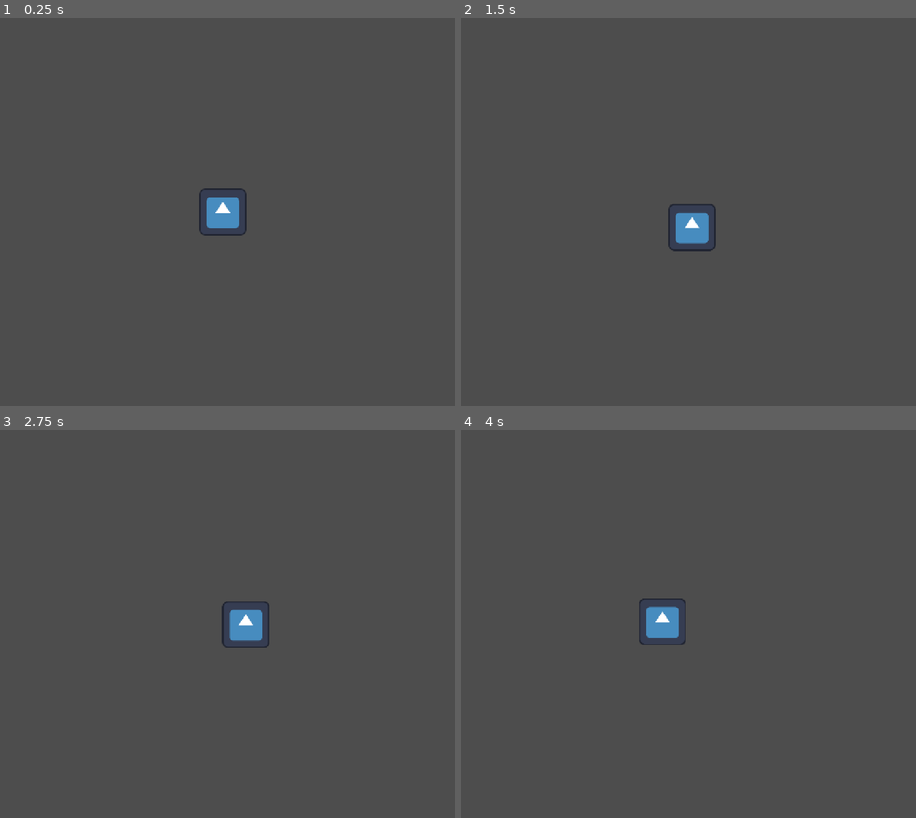
Above: before the commit, frames 1-4 (two rows, left to right).
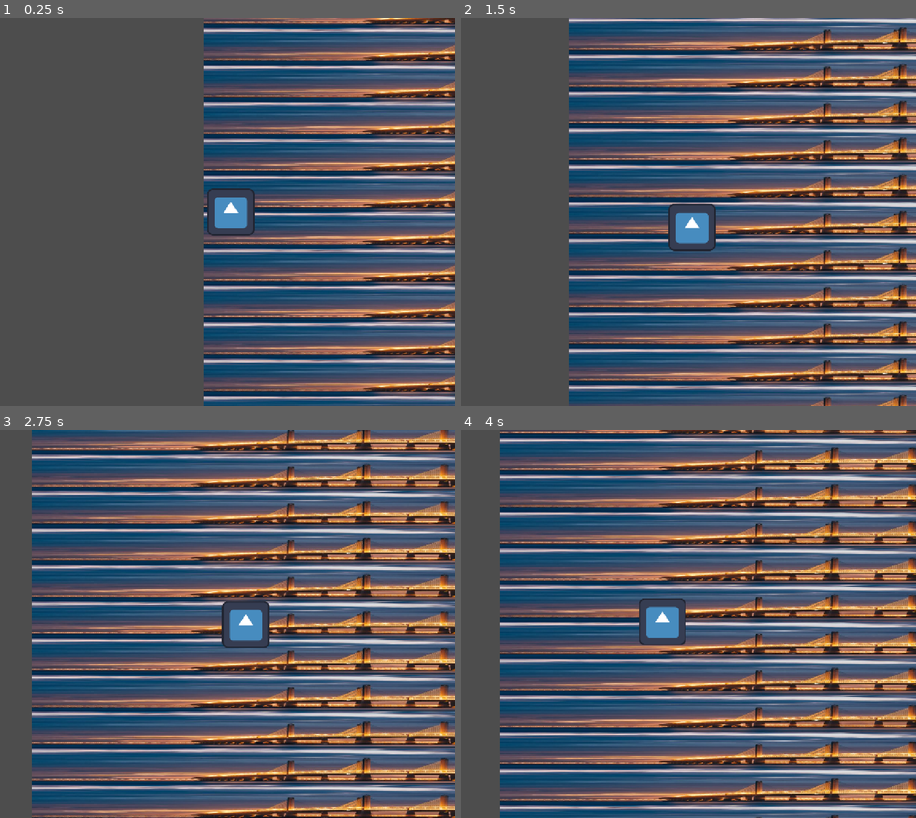
Above: after the commit, the same moments.

Repository: atlanticbomber/CranberryJam_Skeleton-fight
Game: Godot game, scene res://Scenes/world.tscn
The game is run twice, just before and just after one commit, with the same random seed, the same clock (stepped at 60 frames per second) and the same inputs. Before the commit the project starts from res://Scenes/skelebro.tscn. The engine's default icon, where the game draws it, is replaced by a stand-in: a white triangle on a blue panel in a dark square.
Inputs:
- Up to frame 1 (0.25 s): no input
- Up to frame 2 (1.5 s): hold D (right) 0.53-1.28 s; hold S (down) from 1.28 s (still down)
- Up to frame 3 (2.75 s): release S (down) at 2.03 s; hold D (right) from 2.03 s (still down)
- Up to frame 4 (4 s): release D (right) at 2.78 s; hold W (up) 2.78-3.53 s; hold A (left) from 3.53 s (still down)

The runs differ from the first frame. In frame 1, 44% of the frame differs, in the area x 43-100%, y 0-100%; in frame 2, 62%; in frame 3, 77%, in the area x 7-100%, y 0-100%; in frame 4, 76%.

Commit message:
tile gen draft

Diff:
--- a/the-legend-of-sir-skelebones/Scenes/ground_strip.tscn
+++ b/the-legend-of-sir-skelebones/Scenes/ground_strip.tscn
@@ -1,3 +1,37 @@
 [gd_scene format=3 uid="uid://b322hx6y0syrb"]
 
+[ext_resource type="Texture2D" uid="uid://hp7fb7im73db" path="res://Sprites/resize-1794687866381913903134267377000160588.jpg" id="1_hi6vx"]
+
+[sub_resource type="WorldBoundaryShape2D" id="WorldBoundaryShape2D_nrax6"]
+
+[sub_resource type="WorldBoundaryShape2D" id="WorldBoundaryShape2D_t8h3l"]
+
+[sub_resource type="SpriteFrames" id="SpriteFrames_vjcy3"]
+animations = [{
+"frames": [{
+"duration": 1.0,
+"texture": ExtResource("1_hi6vx")
+}],
+"loop": 1,
+"name": &"default",
+"speed": 5.0
+}]
+
 [node name="GroundStrip" type="Node2D" unique_id=2080553464]
+
+[node name="Rightwall" type="StaticBody2D" parent="." unique_id=1108683034]
+position = Vector2(945, 0)
+rotation = -1.5707964
+
+[node name="CollisionShape2D" type="CollisionShape2D" parent="Rightwall" unique_id=1936610992]
+shape = SubResource("WorldBoundaryShape2D_nrax6")
+
+[node name="LeftWall" type="StaticBody2D" parent="." unique_id=742462367]
+
+[node name="CollisionShape2D" type="CollisionShape2D" parent="LeftWall" unique_id=1612980862]
+position = Vector2(-945, 0)
+rotation = 1.5707964
+shape = SubResource("WorldBoundaryShape2D_t8h3l")
+
+[node name="AnimatedSprite2D" type="AnimatedSprite2D" parent="." unique_id=1712132906]
+sprite_frames = SubResource("SpriteFrames_vjcy3")
--- /dev/null
+++ b/the-legend-of-sir-skelebones/Scenes/tile_map_layer.tscn
@@ -0,0 +1,15 @@
+[gd_scene format=3 uid="uid://b5qry3f83djqx"]
+
+[ext_resource type="PackedScene" uid="uid://b322hx6y0syrb" path="res://Scenes/ground_strip.tscn" id="1_vqaso"]
+[ext_resource type="Script" uid="uid://cpfw40jitl48f" path="res://Scripts/tile_map_layer.gd" id="2_uuaxm"]
+
+[sub_resource type="TileSetScenesCollectionSource" id="TileSetScenesCollectionSource_c3an2"]
+scenes/1/scene = ExtResource("1_vqaso")
+
+[sub_resource type="TileSet" id="TileSet_nodoi"]
+tile_size = Vector2i(1890, 100)
+sources/0 = SubResource("TileSetScenesCollectionSource_c3an2")
+
+[node name="TileMapLayer" type="TileMapLayer" unique_id=1218908368]
+tile_set = SubResource("TileSet_nodoi")
+script = ExtResource("2_uuaxm")
--- a/the-legend-of-sir-skelebones/Scenes/world.tscn
+++ b/the-legend-of-sir-skelebones/Scenes/world.tscn
@@ -1,3 +1,9 @@
 [gd_scene format=3 uid="uid://ojfdko0opxdv"]
 
+[ext_resource type="Script" uid="uid://cv4h5g5ka1ax5" path="res://Scripts/world.gd" id="1_a02cp"]
+[ext_resource type="PackedScene" uid="uid://c55kltgk0j6d5" path="res://Scenes/skelebro.tscn" id="3_8j60k"]
+
 [node name="World" type="Node2D" unique_id=469891445]
+script = ExtResource("1_a02cp")
+
+[node name="Skelebro" parent="." unique_id=1342470513 instance=ExtResource("3_8j60k")]
--- /dev/null
+++ b/the-legend-of-sir-skelebones/Scripts/tile_map_layer.gd
@@ -0,0 +1,6 @@
+extends TileMapLayer
+var last_tiled_id: int = -10
+var TILE_HEIGHT = 100
+func add_tile():
+	last_tiled_id += 1
+	set_cell(Vector2i(0,-last_tiled_id),0,Vector2i.ZERO,1)
--- /dev/null
+++ b/the-legend-of-sir-skelebones/Scripts/world.gd
@@ -0,0 +1,14 @@
+extends Node2D
+var map
+@onready var character = $Skelebro
+func _init():
+	var tile_map = preload("res://Scenes/tile_map_layer.tscn")
+	map = tile_map.instantiate()
+	add_child(map)
+	for i in range(-10,10):
+		map.add_tile()
+
+func _process(delta: float) -> void:
+	var farthest_tile = character.global_position.y/100
+	if -farthest_tile < map.last_tiled_id-7:
+		map.add_tile()
--- a/the-legend-of-sir-skelebones/project.godot
+++ b/the-legend-of-sir-skelebones/project.godot
@@ -11,7 +11,7 @@
 [application]
 
 config/name="The legend of sir skelebones"
-run/main_scene="res://Scenes/skelebro.tscn"
+run/main_scene="uid://ojfdko0opxdv"
 config/features=PackedStringArray("4.7", "Forward Plus")
 config/icon="res://icon.svg"
 
--- a/the-legend-of-sir-skelebones/world.gd
+++ /dev/null
@@ -1 +0,0 @@
-extends Node2D
Not shown, added: the-legend-of-sir-skelebones/Scripts/tile_map_layer.gd.uid
Renamed: the-legend-of-sir-skelebones/world.gd.uid -> the-legend-of-sir-skelebones/Scripts/world.gd.uid
Binary file added: the-legend-of-sir-skelebones/Sprites/resize-1794687866381913903134267377000160588.jpg
Not shown, added: the-legend-of-sir-skelebones/Sprites/resize-1794687866381913903134267377000160588.jpg.import
